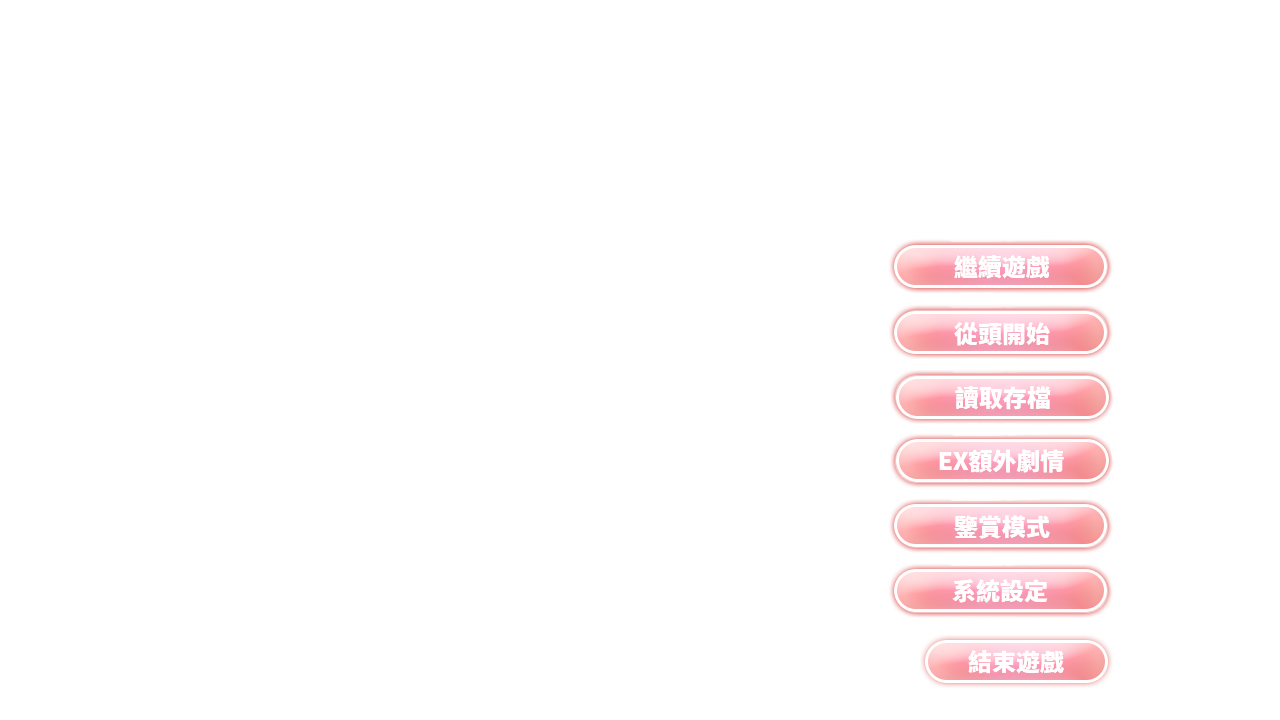
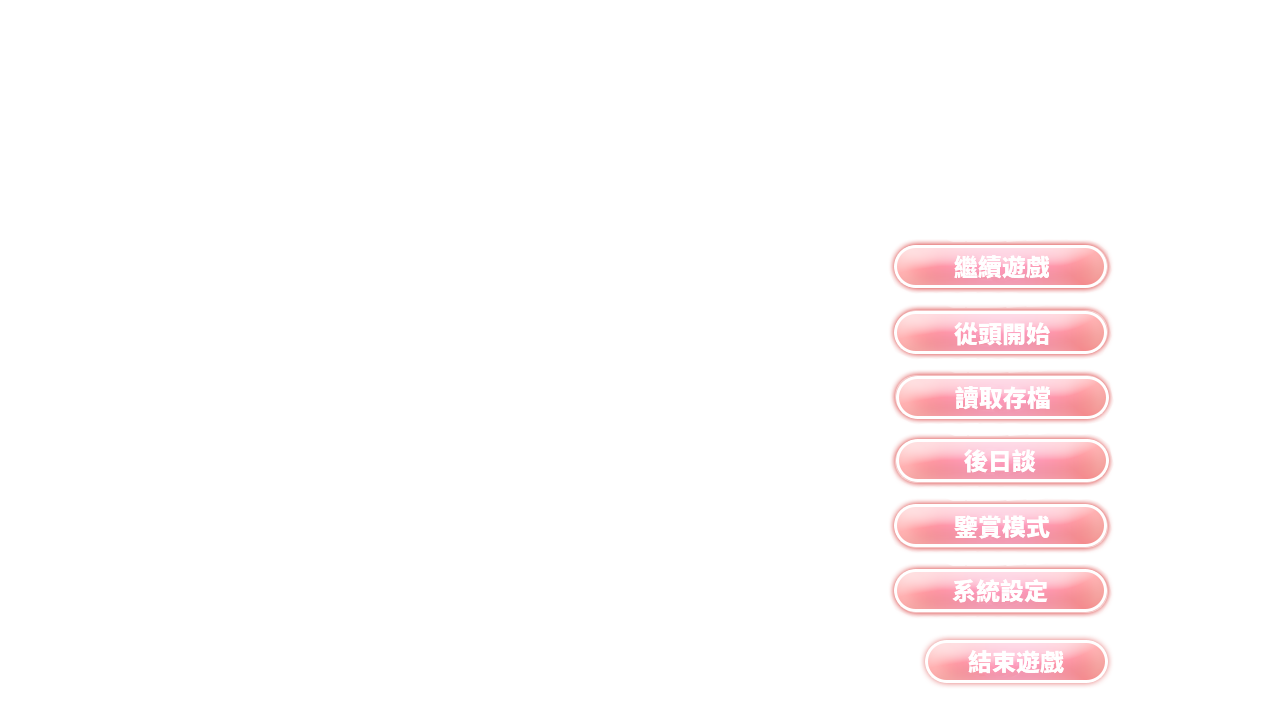
Layer changes from the first 1280x720 image to the second:
renamed "EX額外劇情" to "後日談", painted on it over (x1=939, y1=449, x2=1064, y2=473)
